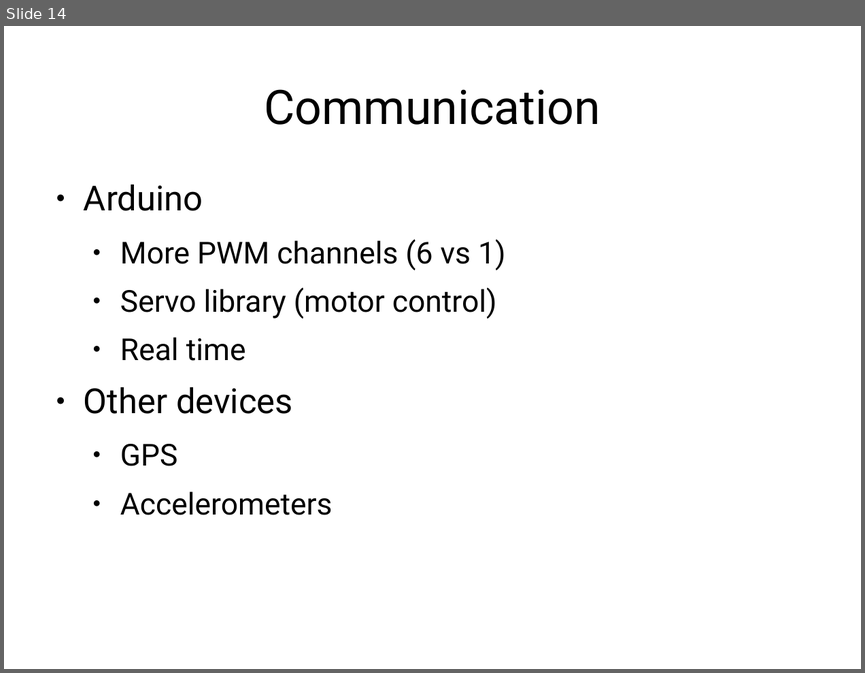
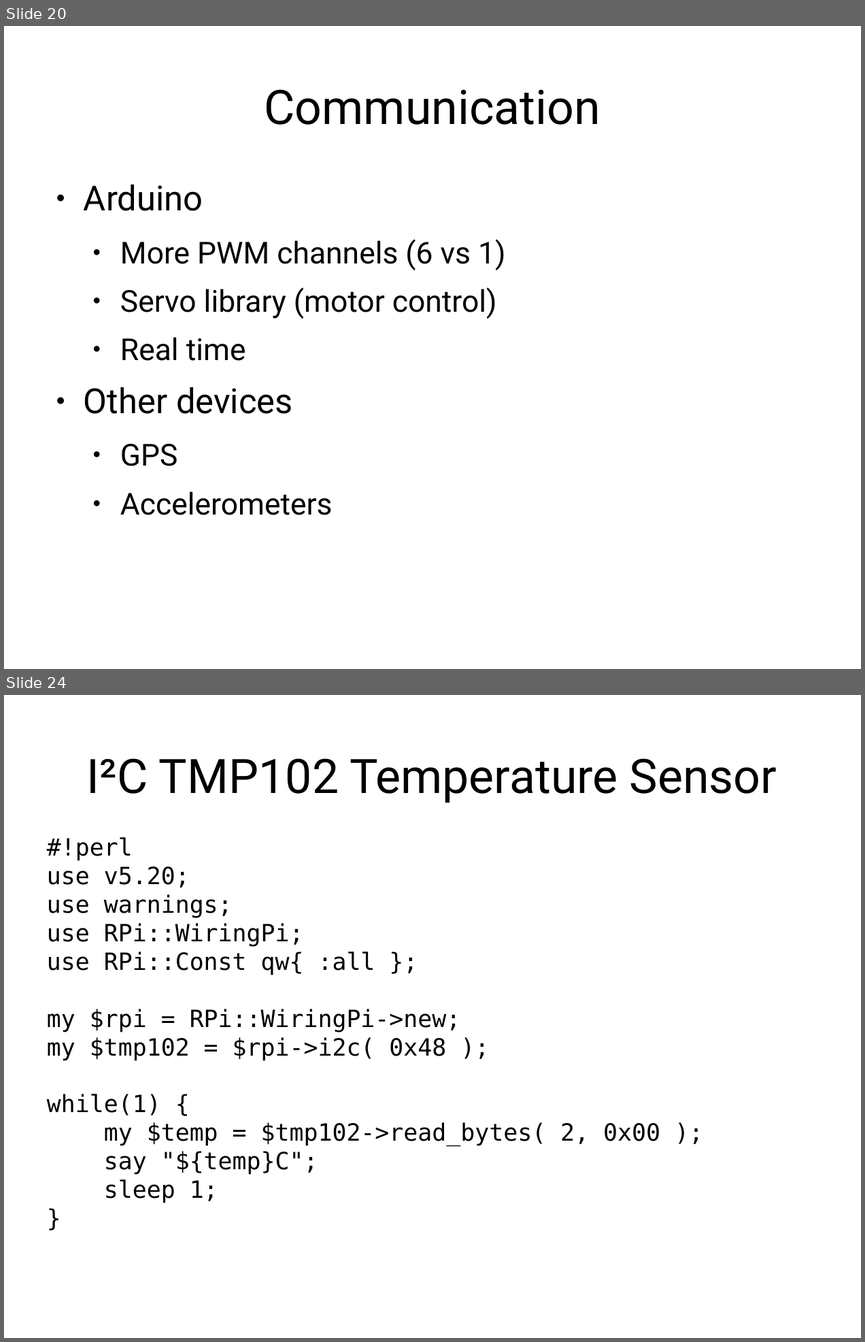
Before and after one commit to frezik/rpi_perl_presentation, a slide deck: raspberry_pi_perl.odp. Shown one above the other, each under a label of ours: slide 14 before the commit, slides 20 and 24 after it; the slides between them are not shown. The pictures are 865x673 and 865x1342 pixels, drawn with LibreOffice and Linux fonts; fonts in the diff are those of the drawing. Boxes give left, top, right and bottom in pixels: in the first picture for what was removed or moved away, otherwise in the second. Text is boxed around its words. In the diff, an @@ line names an element or a change of style, - is before the commit and + after.

Commit message:
2020 Presentation Updates for NYC Perl Mongers

```diff
--- a/raspberry_pi_perl.odp
+++ b/raspberry_pi_perl.odp
@@ slide 24 added at <box>4,695,861,1338</box>, background #FFFFFF @@
@@ title added at <box>87,758,776,803</box>, 44 pt, text #000000 @@
+I²C TMP102 Temperature Sensor
@@ subtitle added at <box>47,837,660,1203</box>, 22 pt, text #000000 @@
+#!perl
+use v5.20;
+use warnings;
+use RPi::WiringPi;
+use RPi::Const qw{ :all };
+my $rpi = RPi::WiringPi->new;
+my $tmp102 = $rpi->i2c( 0x48 );
+while(1) {
+my $temp = $tmp102->read_bytes( 2, 0x00 );
+say "${temp}C";
+sleep 1;
+}
@@ what was slide 14 is now slide 20 @@
```
Also in this commit, not shown: 9 slides changed, 12 other slides added, 6 slides removed, 1 other file.
